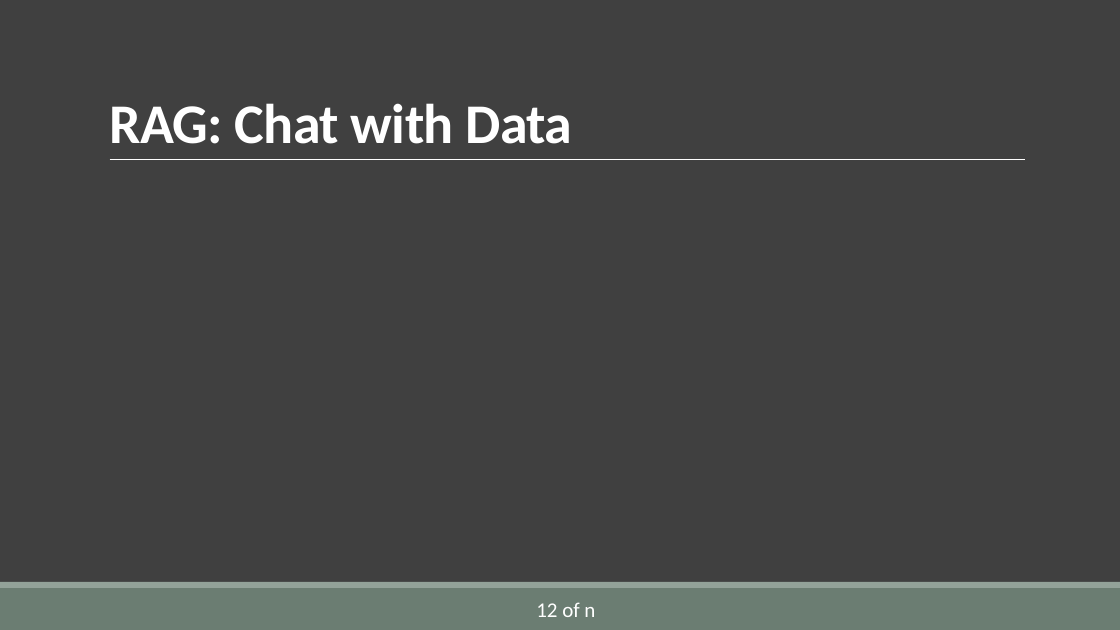
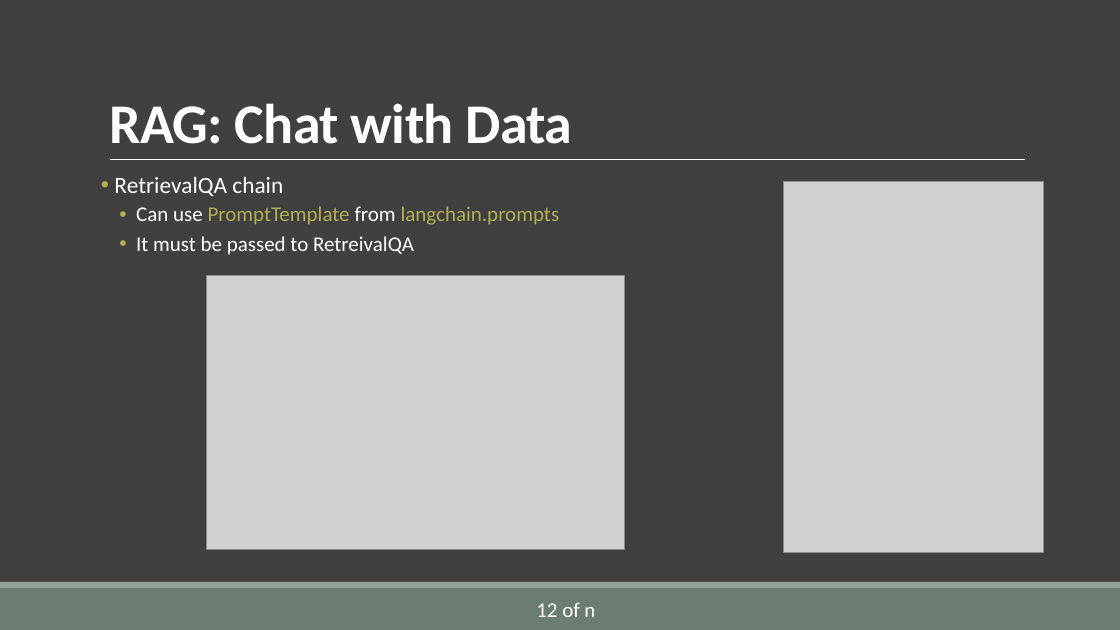
Before and after one commit to AlirezaSaei1/NLP-Assignments, a slide deck: slide 22 of Presentation/Slides/Presentation.pptx (slide 21 before the commit). Drawn at 1120x630 pixels with LibreOffice and Linux fonts; fonts in the diff are those of the drawing; grey boxes stand for pictures. Boxes give left, top, right and bottom in pixels: in the first picture for what was removed or moved away, otherwise in the second. Text is boxed around its words. In the diff, an @@ line names an element or a change of style, - is before the commit and + after.

Commit message:
Added chat bot code and completed powerpoint slides

```diff
--- a/Presentation/Slides/Presentation.pptx
+++ b/Presentation/Slides/Presentation.pptx
@@ text added at bbox=[114, 177, 560, 255], 18 pt, text #FFFFFF @@
+• RetrievalQA chain
+  • Can use PromptTemplate from langchain.prompts
+  • It must be passed to RetreivalQA
@@ picture added at bbox=[784, 181, 1044, 553] @@
@@ picture added at bbox=[207, 276, 624, 549] @@
```
Also in this commit, not shown: 3 other slides changed, 2 slides added, 1 other file.
